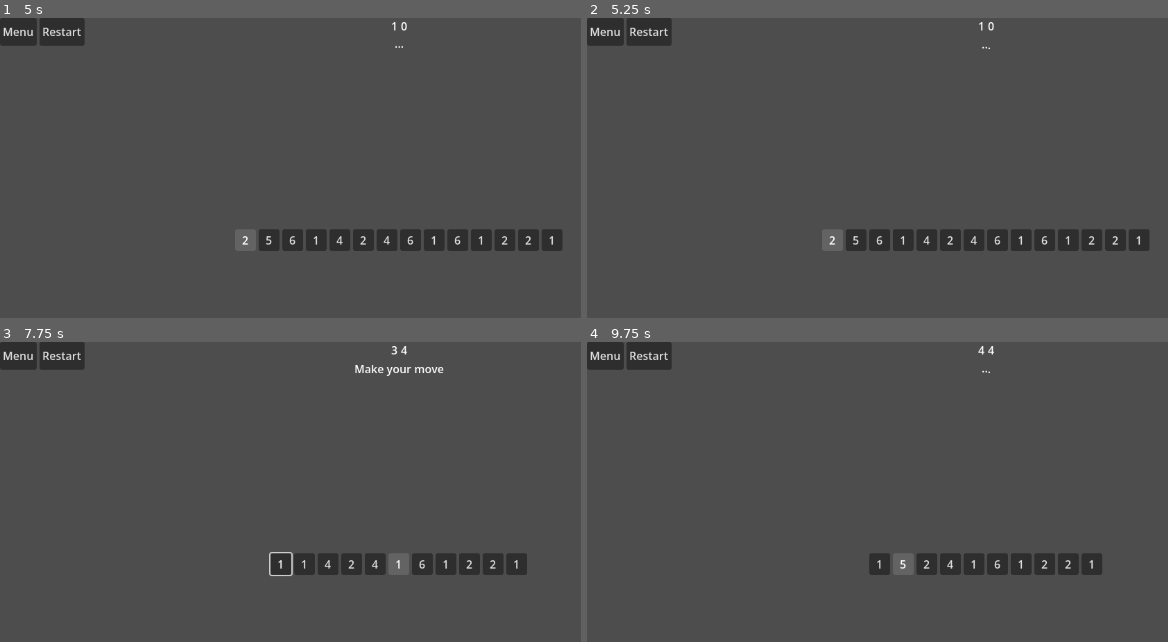
Above: before the commit, frames 1-4 (two rows, left to right).
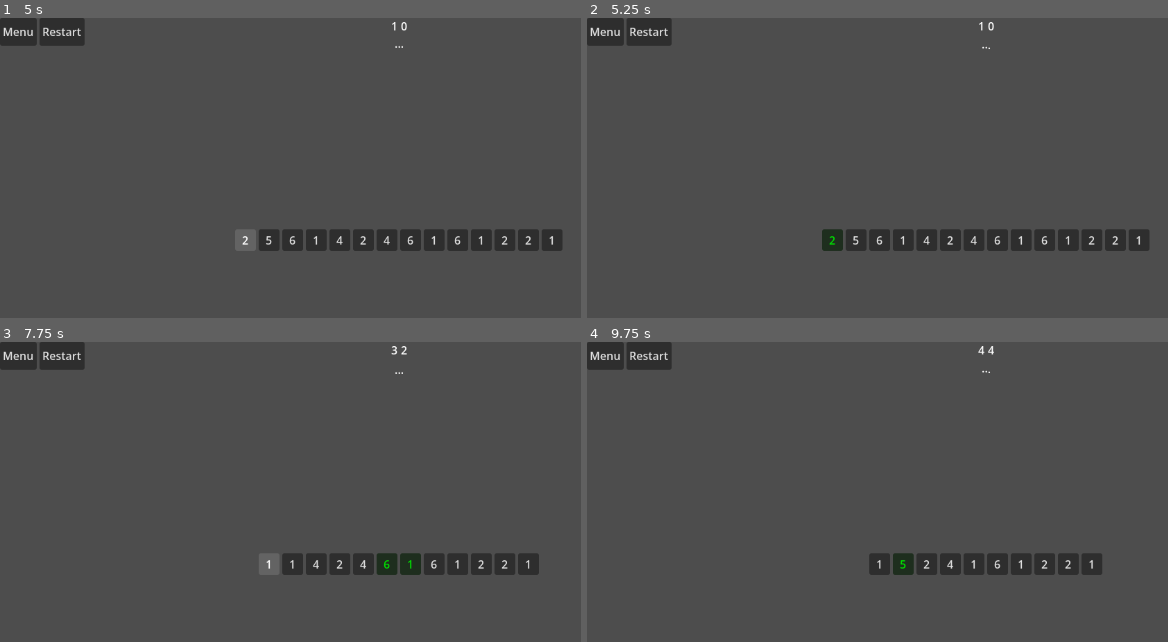
Above: after the commit, the same moments.

Repository: EriksErcums/MI_Pirmais_Praktiskais_Darbs_L2
Game: Godot game, scene res://Menu/Menu.tscn
Same seed, same stepped clock (60 frames per second), same inputs: the game is played once before the commit and once after it.
Inputs:
- Up to frame 1 (5 s): click "Play" at 0.5 s; click "Restart" at 1.25 s; click "Restart" at 2 s; click "Restart" at 2.75 s; click "3" at 3.5 s; click "5" at 4.25 s
- Up to frame 2 (5.25 s): click "2" at 5 s
- Up to frame 3 (7.75 s): click "1" at 5.75 s; click "6" at 6.5 s; click "1" at 7.25 s
- Up to frame 4 (9.75 s): click "1" at 8 s; click "4" at 8.75 s; click "5" at 9.5 s

Frame 1 is identical in both runs. In frame 2, 0.3% of the frame differs, in the area x 40-45%, y 70-78%; in frame 3, 1.5%, in the area x 45-93%, y 1-78%; in frame 4, 0.3%.

Commit message:
Include Advanved Text Server

Diff:
--- a/Game/GameLoop.gd
+++ b/Game/GameLoop.gd
@@ -20,7 +20,9 @@
 const DRAFT_STR: String = "Draft!"
 const COLOR_SHINE: Color = Color(4.5, 4.5, 4.5)
 const TREE_DEPTH: int = 4
-const MIN_WAIT_MSEC: int = 1000
+const MIN_WAIT_MSEC: int = 750
+# Used diretcly in await, which takes seconds instead
+const BOT_SELECT_SEC: float = 0.25
 
 # Input
 var init_turn: bool = false
@@ -108,9 +110,15 @@
 			print("Time total: ", algo.time_total)
 			print("Time avg: ", algo.time_avg)
 			print("Iterations: ", algo.iterations)
+
+			cells[move.x].modulate = Color.GREEN
+			await get_tree().create_timer(BOT_SELECT_SEC).timeout
+			cells[move.y].modulate = Color.GREEN
+			await get_tree().create_timer(BOT_SELECT_SEC).timeout
+			cells[move.x].modulate = Color.WHITE
 			_pop_cells(cells[move.x], cells[move.y])
 		else:
-			await get_tree().create_timer(0.75).timeout
+			await get_tree().create_timer(MIN_WAIT_MSEC).timeout
 			_pop_cell()
 		# Unblocks the board
 		mouse_behavior_recursive = Control.MOUSE_BEHAVIOR_INHERITED
Not shown, changed: .bin/AI Project Game.exe
Not shown, changed: .build/custom.gdbuild
Not shown, changed: .build/custom.py
Not shown, changed: .build/godot.windows.template_release.x86_64.llvm.exe
